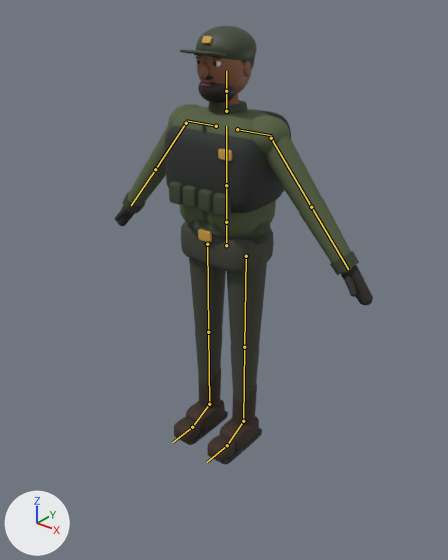
An edit to the glTF model game/assets/models/characters/sops_anchor.glb, drawn before and after from the same camera.
Before and after are seen from a 50 mm lens placed at (1.434, -1.809, 1.885), pointed at (0.05, -0.079, 0.812). The lights are fixed; the arrows at lower left show +X, +Y and +Z. The older version comes first. The bones that change, and the others that lie on the model, are drawn over the model as lines.

Objects in the first picture: 'Anchor_Body', 'Anchor_Head'.
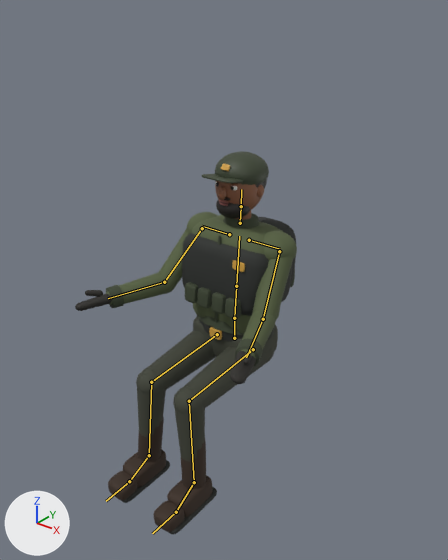
The newer file adds an action. The first version stands in its rest pose; the second is drawn at frame 0 of the action 'SitStand'.

Patch to the scene script:
```diff
--- a/game/assets/models/characters/sops_anchor.glb.py
+++ b/game/assets/models/characters/sops_anchor.glb.py
@@ bone_hips @@
 bone_hips = bpy.data.objects['Anchor'].pose.bones['Hips']
-bone_hips.location = (0.0, 0.0, 0.0)
+bone_hips.location = (0.0, -0.46, -0.06)
@@ bone_spine @@
 bone_spine = bpy.data.objects['Anchor'].pose.bones['Spine']  # child of 'Hips'
-bone_spine.rotation_quaternion = (1.0, 0.0, 0.0, 0.0)  # degrees (0, 0, 0)
+bone_spine.rotation_quaternion = (0.999, -0.035, 0.0, 0.0)  # degrees (-4, 0, 0)
@@ bone_head @@
 bone_head = bpy.data.objects['Anchor'].pose.bones['Head']  # child of 'Neck'
-bone_head.rotation_quaternion = (1.0, 0.0, 0.0, 0.0)  # degrees (0, 0, 0)
+bone_head.rotation_quaternion = (1.0, 0.017, 0.0, 0.0)  # degrees (2, 0, 0)
@@ bone_upperarm_l @@
 bone_upperarm_l = bpy.data.objects['Anchor'].pose.bones['UpperArm.L']  # child of 'Shoulder.L'
-bone_upperarm_l.rotation_quaternion = (1.0, 0.0, 0.0, 0.0)  # degrees (0, 0, 0)
+bone_upperarm_l.rotation_quaternion = (0.917, -0.371, -0.143, -0.013)  # degrees (-45, -16, 5)
@@ bone_lowerarm_l @@
 bone_lowerarm_l = bpy.data.objects['Anchor'].pose.bones['LowerArm.L']  # child of 'UpperArm.L'
-bone_lowerarm_l.rotation_quaternion = (1.0, 0.0, 0.0, 0.0)  # degrees (0, 0, 0)
+bone_lowerarm_l.rotation_quaternion = (0.875, -0.284, -0.312, -0.239)  # degrees (-28, -43, -19)
@@ bone_upperarm_r @@
 bone_upperarm_r = bpy.data.objects['Anchor'].pose.bones['UpperArm.R']  # child of 'Shoulder.R'
-bone_upperarm_r.rotation_quaternion = (1.0, 0.0, 0.0, 0.0)  # degrees (0, 0, 0)
+bone_upperarm_r.rotation_quaternion = (0.917, -0.371, 0.143, 0.013)  # degrees (-45, 16, -5)
@@ bone_lowerarm_r @@
 bone_lowerarm_r = bpy.data.objects['Anchor'].pose.bones['LowerArm.R']  # child of 'UpperArm.R'
-bone_lowerarm_r.rotation_quaternion = (1.0, 0.0, 0.0, 0.0)  # degrees (0, 0, 0)
+bone_lowerarm_r.rotation_quaternion = (0.875, -0.284, 0.312, 0.239)  # degrees (-28, 43, 19)
@@ bone_upperleg_l @@
 bone_upperleg_l = bpy.data.objects['Anchor'].pose.bones['UpperLeg.L']  # child of 'Hips'
-bone_upperleg_l.rotation_quaternion = (1.0, 0.0, 0.0, 0.0)  # degrees (0, 0, 0)
+bone_upperleg_l.rotation_quaternion = (0.731, -0.682, 0.024, -0.026)  # degrees (-86, 0, -4)
@@ bone_lowerleg_l @@
 bone_lowerleg_l = bpy.data.objects['Anchor'].pose.bones['LowerLeg.L']  # child of 'UpperLeg.L'
-bone_lowerleg_l.rotation_quaternion = (1.0, 0.0, 0.0, 0.0)  # degrees (0, 0, 0)
+bone_lowerleg_l.rotation_quaternion = (0.743, 0.669, 0.0, 0.0)  # degrees (84, 0, 0)
@@ bone_foot_l @@
 bone_foot_l = bpy.data.objects['Anchor'].pose.bones['Foot.L']  # child of 'LowerLeg.L'
-bone_foot_l.rotation_quaternion = (1.0, 0.0, 0.0, 0.0)  # degrees (0, 0, 0)
+bone_foot_l.rotation_quaternion = (0.999, 0.035, 0.0, 0.0)  # degrees (4, 0, 0)
@@ bone_upperleg_r @@
 bone_upperleg_r = bpy.data.objects['Anchor'].pose.bones['UpperLeg.R']  # child of 'Hips'
-bone_upperleg_r.rotation_quaternion = (1.0, 0.0, 0.0, 0.0)  # degrees (0, 0, 0)
+bone_upperleg_r.rotation_quaternion = (0.731, -0.682, -0.024, 0.026)  # degrees (-86, 0, 4)
@@ bone_lowerleg_r @@
 bone_lowerleg_r = bpy.data.objects['Anchor'].pose.bones['LowerLeg.R']  # child of 'UpperLeg.R'
-bone_lowerleg_r.rotation_quaternion = (1.0, 0.0, 0.0, 0.0)  # degrees (0, 0, 0)
+bone_lowerleg_r.rotation_quaternion = (0.743, 0.669, 0.0, 0.0)  # degrees (84, 0, 0)
@@ bone_foot_r @@
 bone_foot_r = bpy.data.objects['Anchor'].pose.bones['Foot.R']  # child of 'LowerLeg.R'
-bone_foot_r.rotation_quaternion = (1.0, 0.0, 0.0, 0.0)  # degrees (0, 0, 0)
+bone_foot_r.rotation_quaternion = (0.999, 0.035, 0.0, 0.0)  # degrees (4, 0, 0)
```

Changed parts and their boxes [x1, y1, x2, y2] in the pictures (448 x 560 px):
'Anchor_Body', posed (14% narrower, 12% shorter): before [115, 94, 373, 465]; after [75, 210, 297, 535]
'Anchor_Head', posed (13% narrower, 12% shorter): before [180, 26, 257, 103]; after [202, 151, 269, 219]
bone 'Hips', root to tip: before (226, 245) to (226, 222); after (234, 338) to (234, 318)
bone 'Spine', root to tip: before (226, 222) to (226, 185); after (234, 318) to (236, 286)
bone 'Head', root to tip: before (226, 91) to (226, 71); after (241, 206) to (241, 189)
bone 'UpperArm.L', root to tip: before (271, 138) to (311, 207); after (279, 251) to (263, 319)
bone 'LowerArm.L', root to tip: before (311, 207) to (348, 269); after (263, 319) to (246, 357)
bone 'UpperArm.R', root to tip: before (186, 123) to (155, 169); after (202, 228) to (164, 282)
bone 'LowerArm.R', root to tip: before (155, 169) to (131, 205); after (164, 282) to (108, 298)
bone 'UpperLeg.L', root to tip: before (246, 256) to (244, 347); after (253, 349) to (189, 401)
bone 'LowerLeg.L', root to tip: before (244, 347) to (243, 421); after (189, 401) to (194, 482)
bone 'Foot.L', root to tip: before (243, 421) to (227, 445); after (194, 482) to (176, 512)
bone 'UpperLeg.R', root to tip: before (207, 244) to (208, 332); after (217, 334) to (151, 382)
bone 'LowerLeg.R', root to tip: before (208, 332) to (209, 404); after (151, 382) to (149, 455)
bone 'Foot.R', root to tip: before (209, 404) to (192, 427); after (149, 455) to (129, 481)
